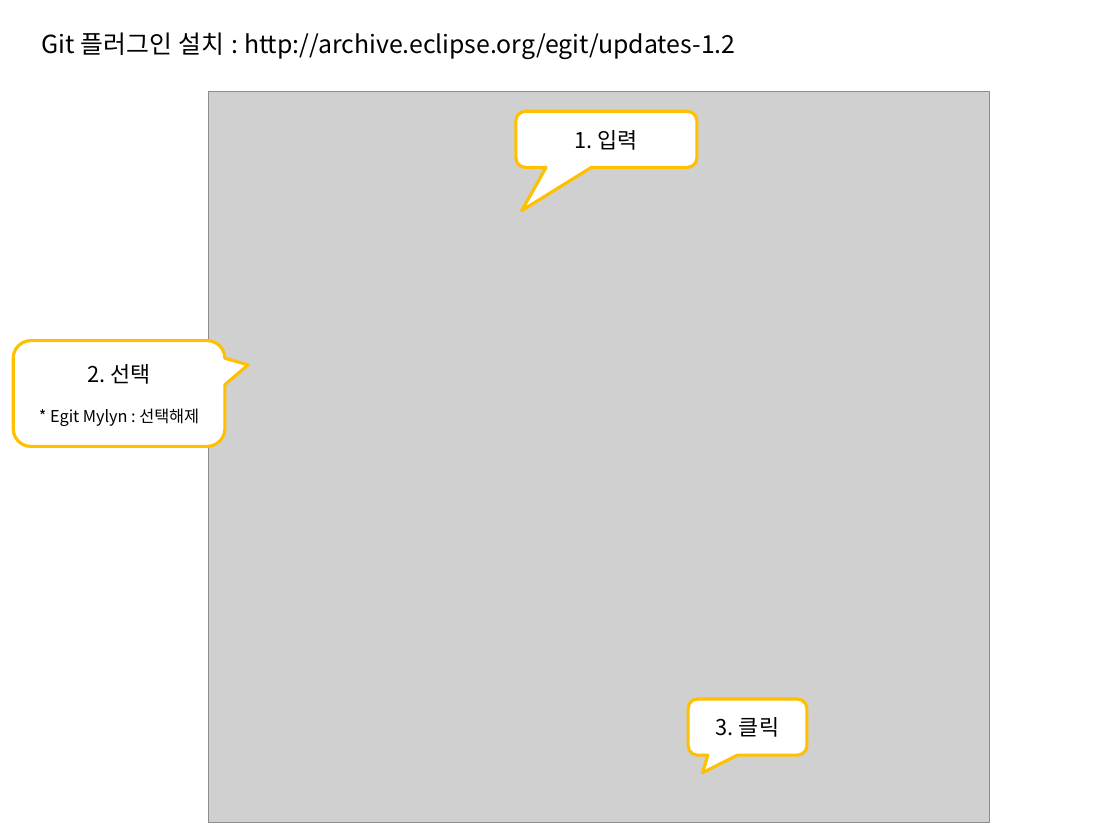
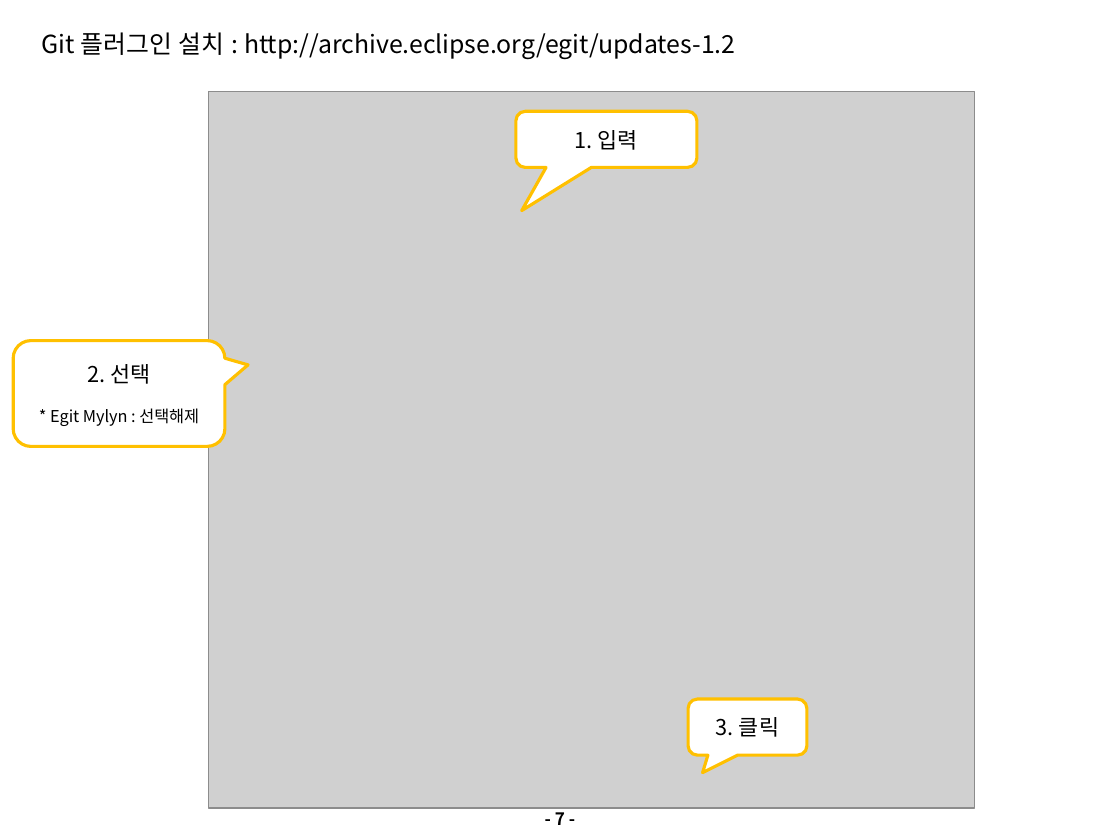
Before and after one commit to hgmin777/NEXCORE-UML-Modeler, a slide deck: slide 7 of wiki_files/NEXCORE UML Modeler_Developer Guide.pptx. Drawn at 1120x840 pixels with LibreOffice and Linux fonts; fonts in the diff are those of the drawing; grey boxes stand for pictures. Boxes give left, top, right and bottom in pixels: in the first picture for what was removed or moved away, otherwise in the second. Text is boxed around its words. In the diff, an @@ line names an element or a change of style, - is before the commit and + after.

```diff
--- a/wiki_files/NEXCORE UML Modeler_Developer Guide.pptx
+++ b/wiki_files/NEXCORE UML Modeler_Developer Guide.pptx
@@ picture: place and size @@
-picture at [208,91,989,822]
+picture at [208,91,974,808]
@@ page number added at [555,807,565,825], 11 pt, text #000000, bold @@
+- 7 -
```
Also in this commit, not shown: 16 other slides changed, 1 slide added.
